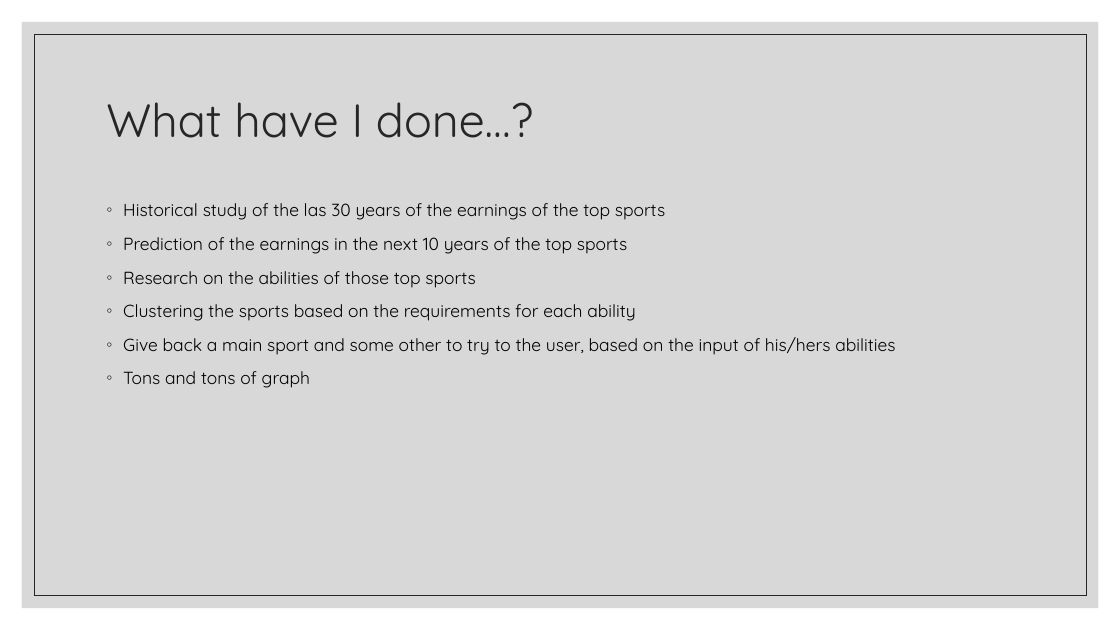
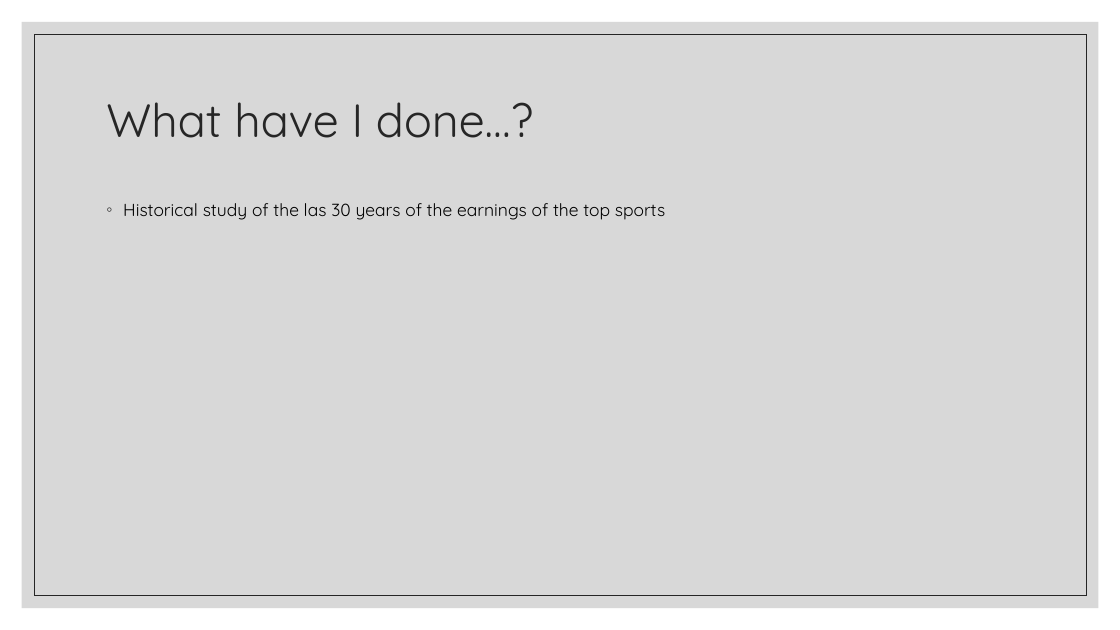
Before and after one commit to Jorge-Solana/Economical_Sports_Hisotry_and_Best_suitable_sport, a slide deck: slide 2 of Slide_Show/The Story of Sports.pptx. Drawn at 1120x630 pixels with LibreOffice and Linux fonts; fonts in the diff are those of the drawing. Boxes give left, top, right and bottom in pixels: in the first picture for what was removed or moved away, otherwise in the second. Text is boxed around its words. In the diff, an @@ line names an element or a change of style, - is before the commit and + after.

Commit message:
all done

```diff
--- a/Slide_Show/The Story of Sports.pptx
+++ b/Slide_Show/The Story of Sports.pptx
@@ text at [123,237,895,388]: paragraphs removed @@
-◦ Prediction of the earnings in the next 10 years of the top sports
-◦ Research on the abilities of those top sports
-◦ Clustering the sports based on the requirements for each ability
-◦ Give back a main sport and some other to try to the user, based on the input of his/hers abilities
-◦ Tons and tons of graph
```
Also in this commit, not shown: 1 other slide changed, 4 slides added.
